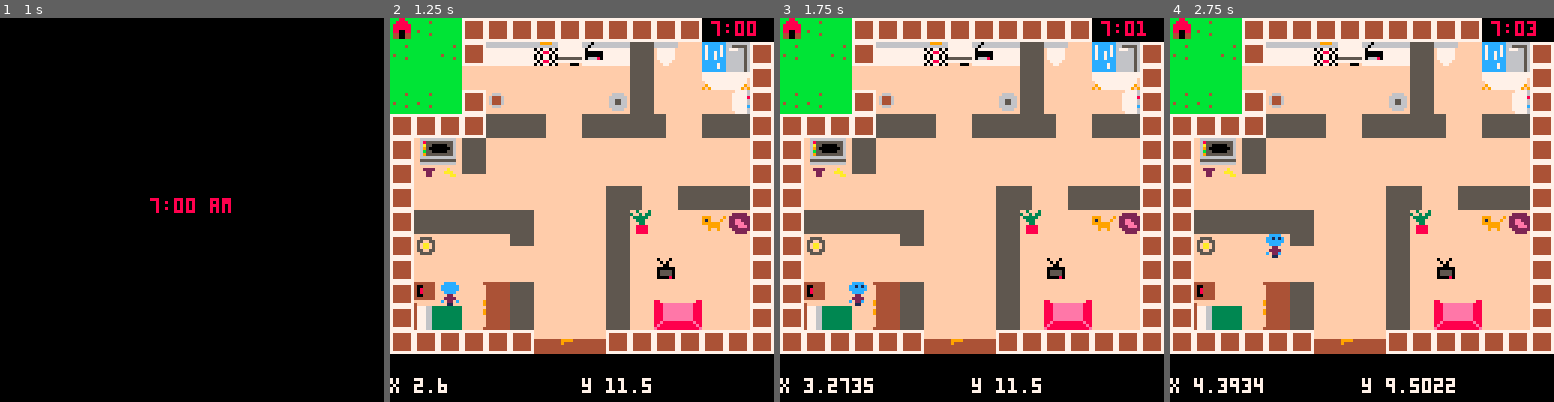
Above: before the commit, frames 1-4 (left to right).
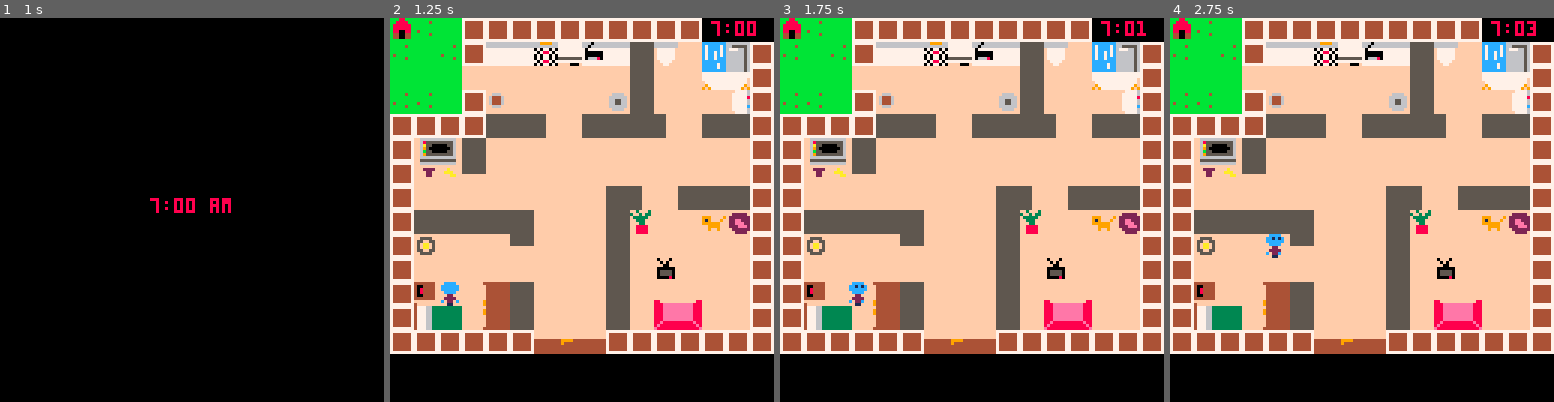
Above: after the commit, the same moments.

Repository: KTNelson/dailygrind-pico8
Game: PICO-8 cartridge dailygrind.p8
Two runs of this game, one before a commit and one after it. Both use one fixed random seed, a clock stepped at 60 frames per second and the inputs below.
Inputs:
- Up to frame 1 (1 s): tap X (X key) at 0.33 s; tap O (Z key) at 0.7 s
- Up to frame 2 (1.25 s): tap X (X key) at 1.07 s
- Up to frame 3 (1.75 s): hold Right from 1.6 s (still down); tap O (Z key) at 1.7 s
- Up to frame 4 (2.75 s): tap X (X key) at 1.85 s; release Right at 2.1 s; tap O (Z key) at 2.1, 2.5 s; hold Up 2.15-2.42 s; hold Right from 2.47 s (still down)

Frame 1 is identical in both runs. In frame 2, 0.4% of the frame differs, in the area x 0-68%, y 93-98%; in frame 3, 0.6%; in frame 4, 0.8%, in the area x 0-75%, y 93-98%.

Commit message:
Starting on task handling

Diff:
--- a/dailygrind.p8
+++ b/dailygrind.p8
@@ -63,7 +62,7 @@
 -- for any given point on the
 -- map, true if there is wall
 -- there.
-
+task = false
 function solid(x, y)
 
  -- grab the cell value
@@ -72,6 +71,11 @@
  -- check if flag 1 is set (the
  -- orange toggle button in the
  -- sprite editor)
+
+   if fget(val, 1) then
+       task = true
+   end
+
  return fget(val, 0)
 
 end
@@ -92,7 +96,7 @@
   solid(x+w,y+h)
 end
 
--- checks both walls and actors
+-- checks both walls and tasks
 function solid_a(a, dx, dy)
  if solid_area(a.x+dx,a.y+dy,
     a.w,a.h) then
@@ -215,8 +219,14 @@
     if gamestate == "game" then
     	map(0,0,0,0,64,64)
     	foreach(actor,draw_actor)
-        print("x "..pl.x,0,120,7)
-        print("y "..pl.y,64,120,7)
+     --   print("x "..pl.x,0,120,7)
+     --   print("y "..pl.y,64,120,7)
+
+        --print task
+        if task then
+            print("Doing a task", 0, 120, 7)
+        end
+
         print(timertext, 107, 1, 8)
         print(timervar, timervarx,1,8)
     end
